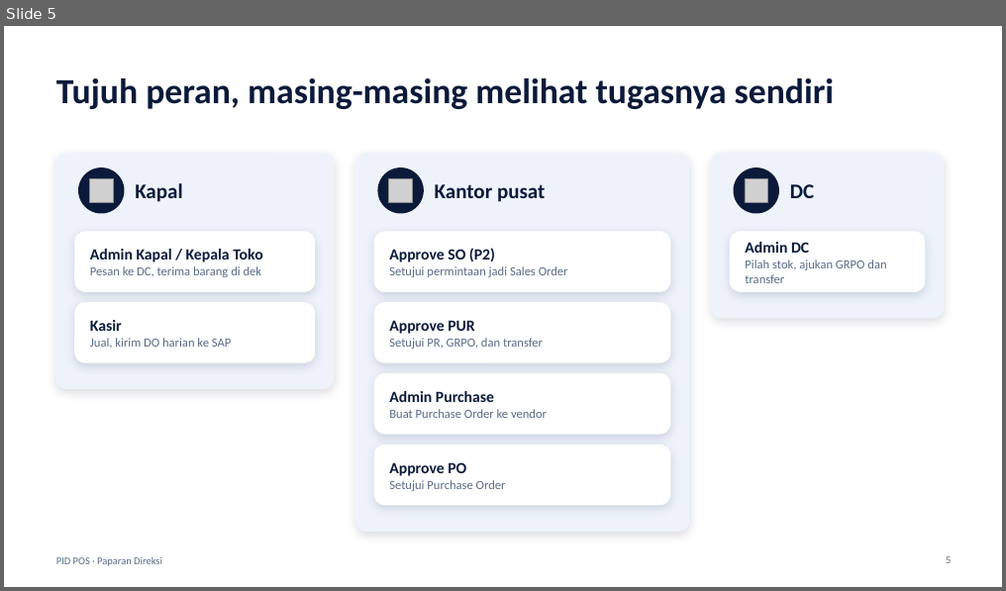
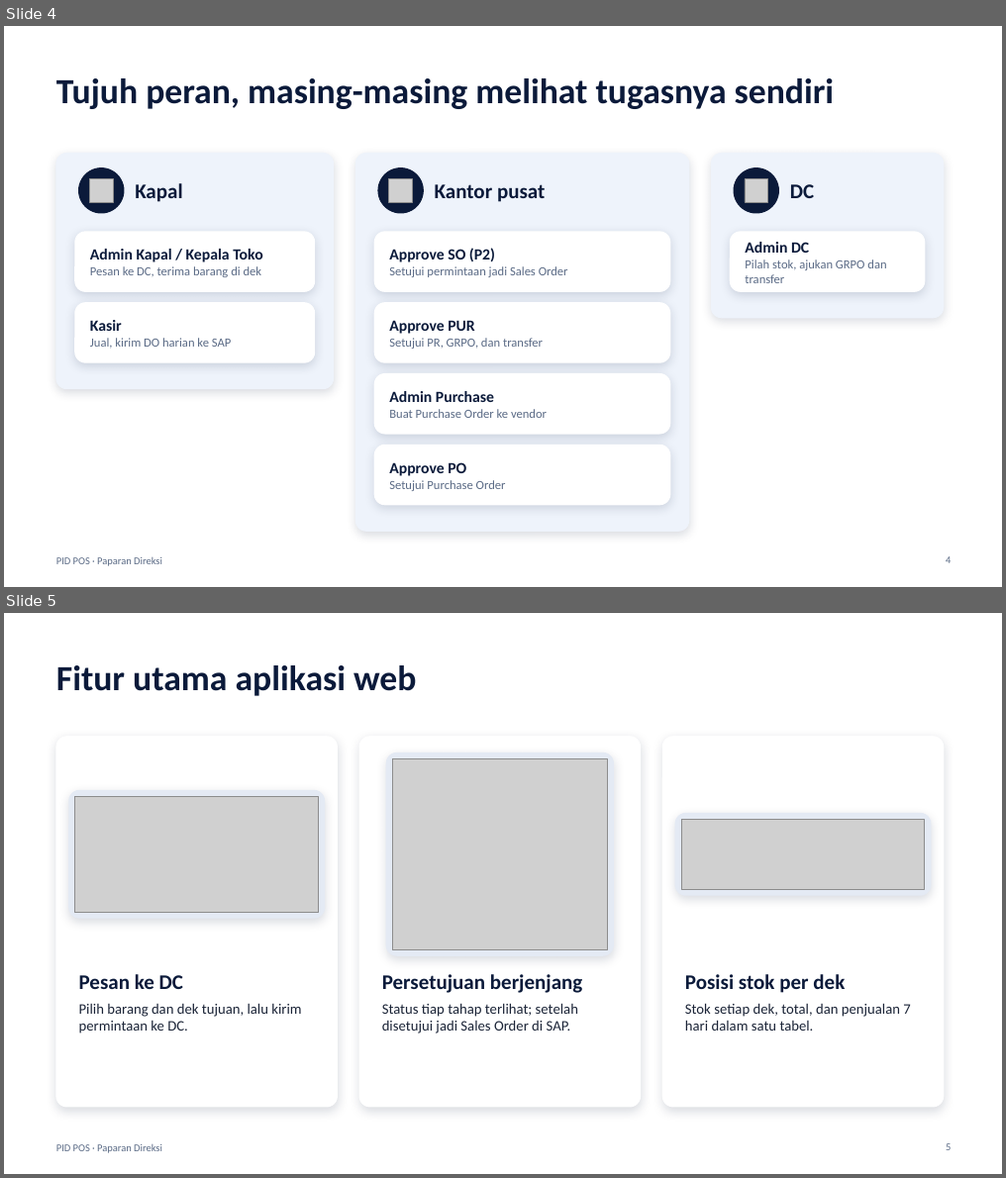
Before and after one commit to alfiandarmawan35/claude, a slide deck: docs/PID_POS_Paparan_Direksi_v2.pptx. Shown one above the other, each under a label of ours: slide 5 before the commit, slides 4 and 5 after it. The pictures are 1006x591 and 1006x1178 pixels, drawn with LibreOffice and Linux fonts; fonts in the diff are those of the drawing; grey boxes stand for pictures; background and template pictures are left out. Boxes give left, top, right and bottom in pixels: in the first picture for what was removed or moved away, otherwise in the second. Text is boxed around its words. In the diff, an @@ line names an element or a change of style, - is before the commit and + after.

```diff
--- a/docs/PID_POS_Paparan_Direksi_v2.pptx
+++ b/docs/PID_POS_Paparan_Direksi_v2.pptx
@@ slide 5 added at box(4, 613, 1002, 1174), background #FFFFFF; not listed: 1 template element that a slide beside it also shows @@
@@ title added at box(56, 665, 416, 696), 34 pt, text #0B1A3A, bold @@
+Fitur utama aplikasi web
@@ rounded rectangle added at box(56, 737, 338, 1107), fill #FFFFFF, outline #FFFFFF 1 pt @@
@@ rounded rectangle added at box(359, 737, 641, 1107), fill #FFFFFF, outline #FFFFFF 1 pt @@
@@ rounded rectangle added at box(386, 753, 614, 956), fill #E4EAF4, outline #E4EAF4 1 pt @@
@@ picture added at box(392, 759, 607, 950) @@
@@ rounded rectangle added at box(662, 737, 944, 1107), fill #FFFFFF, outline #FFFFFF 1 pt @@
@@ rounded rectangle added at box(69, 790, 325, 918), fill #E4EAF4, outline #E4EAF4 1 pt @@
@@ picture added at box(75, 796, 319, 912) @@
@@ rounded rectangle added at box(675, 814, 931, 896), fill #E4EAF4, outline #E4EAF4 1 pt @@
@@ picture added at box(681, 820, 925, 890) @@
@@ text added at box(79, 974, 301, 1034), 14 pt, text #1B2437 @@
+Pesan ke DC
+Pilih barang dan dek tujuan, lalu kirim permintaan ke DC.
@@ text added at box(382, 974, 583, 1034), 14 pt, text #1B2437 @@
+Persetujuan berjenjang
+Status tiap tahap terlihat; setelah disetujui jadi Sales Order di SAP.
@@ text added at box(685, 974, 910, 1031), 14 pt, text #1B2437 @@
+Posisi stok per dek
+Stok setiap dek, total, dan penjualan 7 hari dalam satu tabel.
@@ page number added at box(945, 1144, 950, 1151), 10 pt, text #5B6B86 @@
+5
@@ what was slide 5 is now slide 4 @@
```
Also in this commit, not shown: 2 slides changed, 1 other slide added, 2 slides removed, 1 other file.
